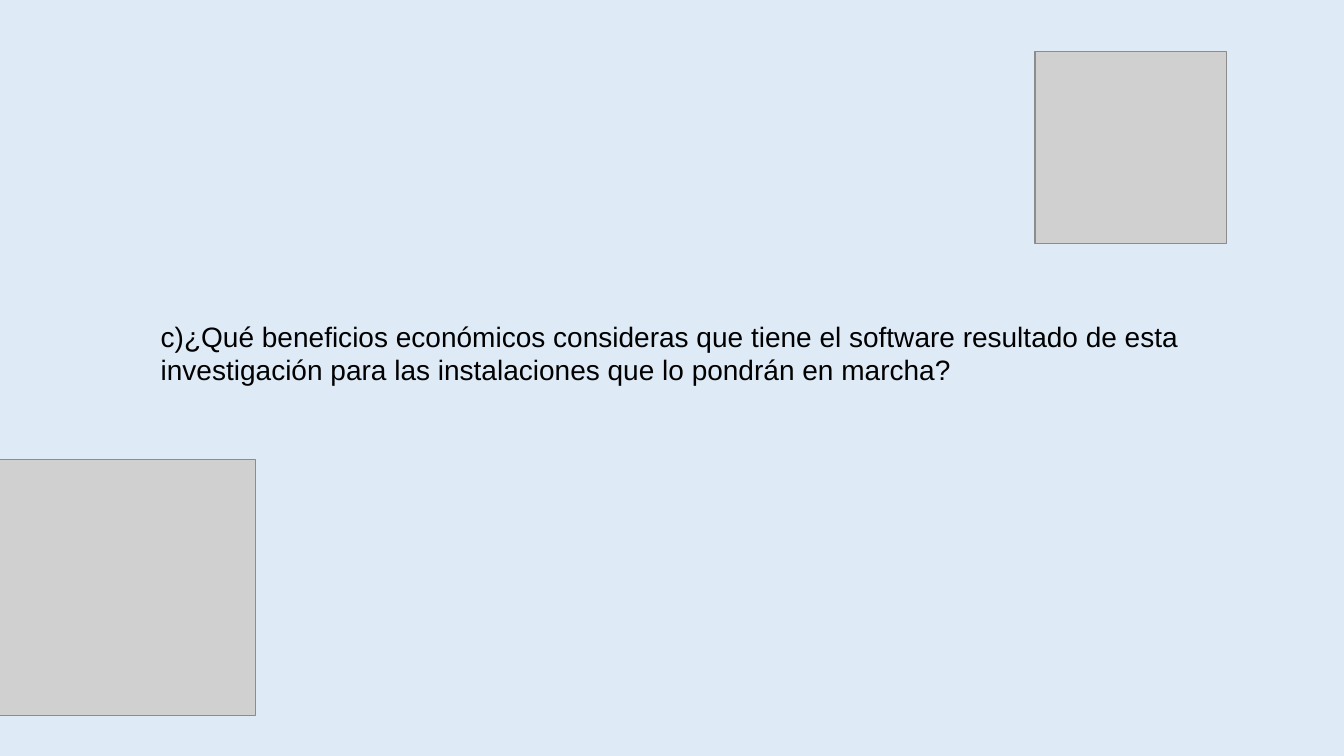
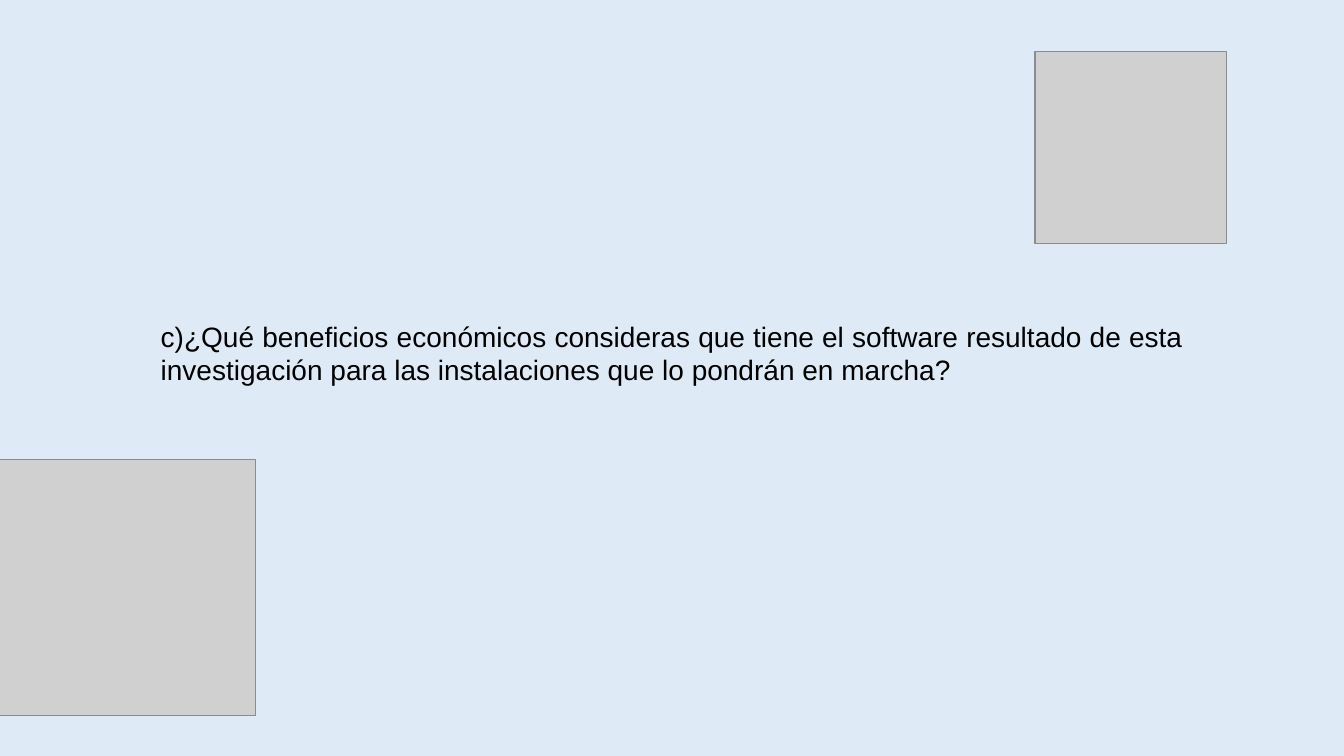
Before and after one commit to amypadron/prower_tesis, a slide deck: slide 56 of Digestión anaerobía.Original.pptx. Drawn at 1344x756 pixels with LibreOffice and Linux fonts; fonts in the diff are those of the drawing; grey boxes stand for pictures. Boxes give left, top, right and bottom in pixels: in the first picture for what was removed or moved away, otherwise in the second. Text is boxed around its words. In the diff, an @@ line names an element or a change of style, - is before the commit and + after.

```diff
--- a/Digestión anaerobía.Original.pptx
+++ b/Digestión anaerobía.Original.pptx
@@ text "c)¿Qué beneficios económicos consideras que ..." at (x1=161, y1=326, x2=1182, y2=386): alignment left to justified @@
```
Also in this commit, not shown: 5 other slides changed.
